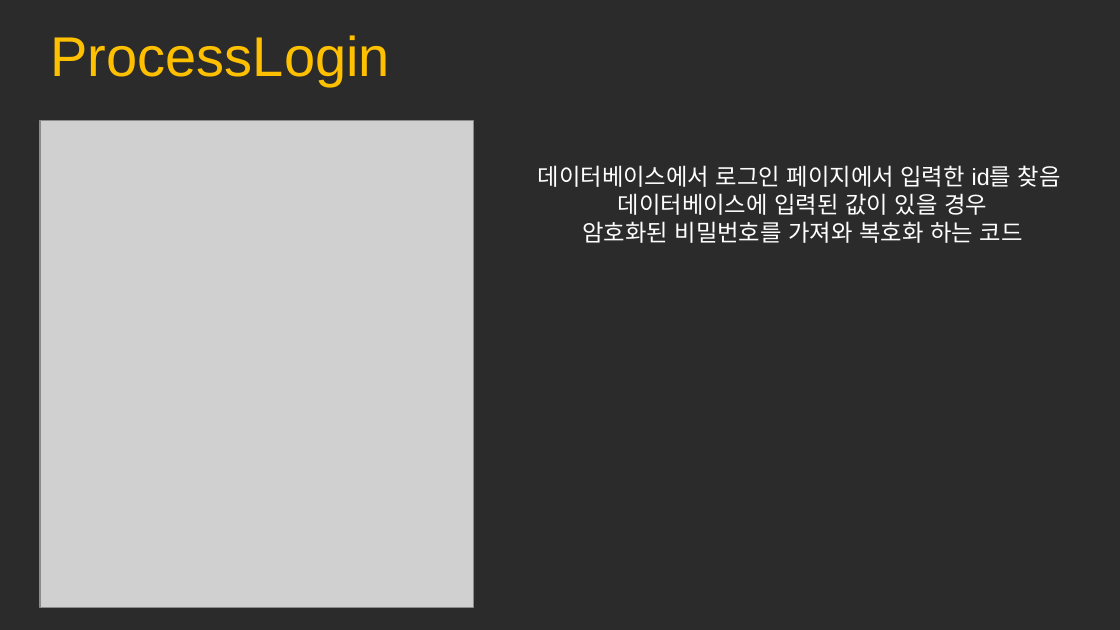
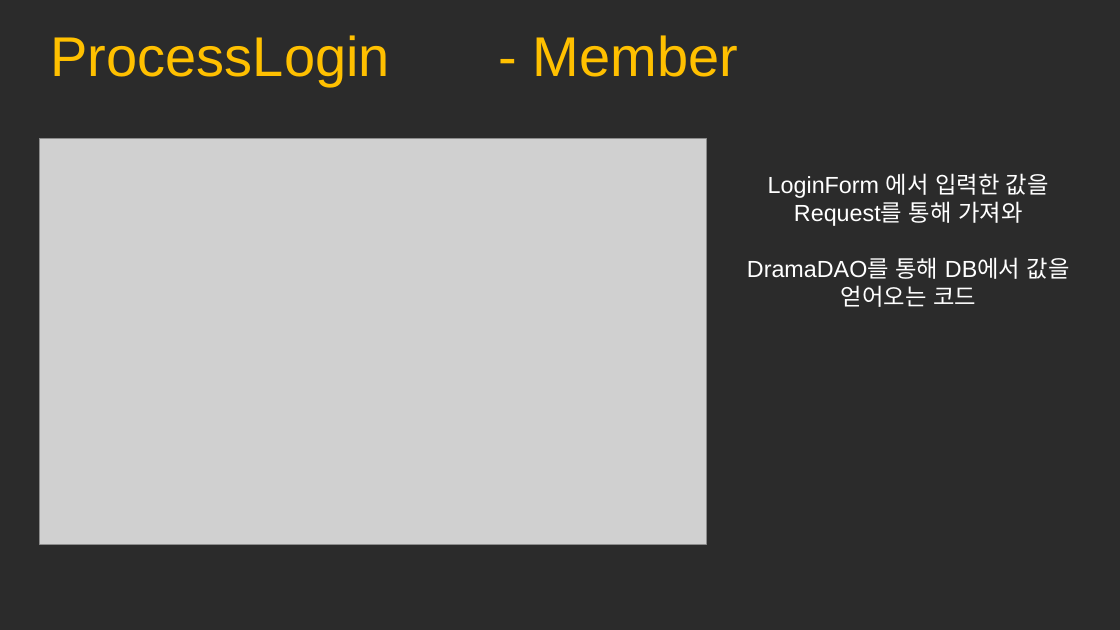
Before and after one commit to mina0502/portfolio, a slide deck: slide 12 of jsp/JSP.pptx. Drawn at 1120x630 pixels with LibreOffice and Linux fonts; fonts in the diff are those of the drawing; grey boxes stand for pictures; background and template pictures are left out; a plain dark background stands for a picture behind light text. Boxes give left, top, right and bottom in pixels: in the first picture for what was removed or moved away, otherwise in the second. Text is boxed around its words. In the diff, an @@ line names an element or a change of style, - is before the commit and + after.

```diff
--- a/jsp/JSP.pptx
+++ b/jsp/JSP.pptx
@@ text at [51,35,738,86]: text changed @@
-ProcessLogin
+ProcessLogin - Member
@@ picture: place and size @@
-picture at [40,121,474,607]
+picture at [39,139,706,544]
@@ text at [747,173,1070,307]: text changed @@
-데이터베이스에서 로그인 페이지에서 입력한 id를 찾음
-데이터베이스에 입력된 값이 있을 경우
-암호화된 비밀번호를 가져와 복호화 하는 코드
+LoginForm 에서 입력한 값을
+Request를 통해 가져와
+DramaDAO를 통해 DB에서 값을
+얻어오는 코드
```
Also in this commit, not shown: 2 other slides changed, 26 slides added, 1 slide removed.
